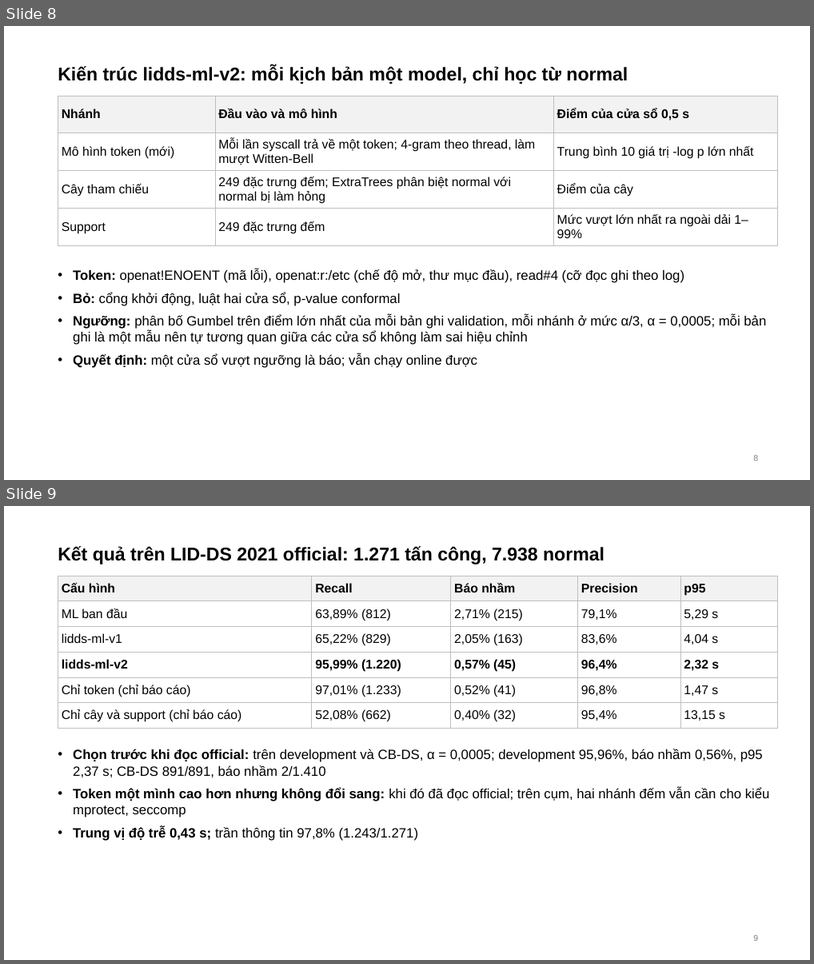
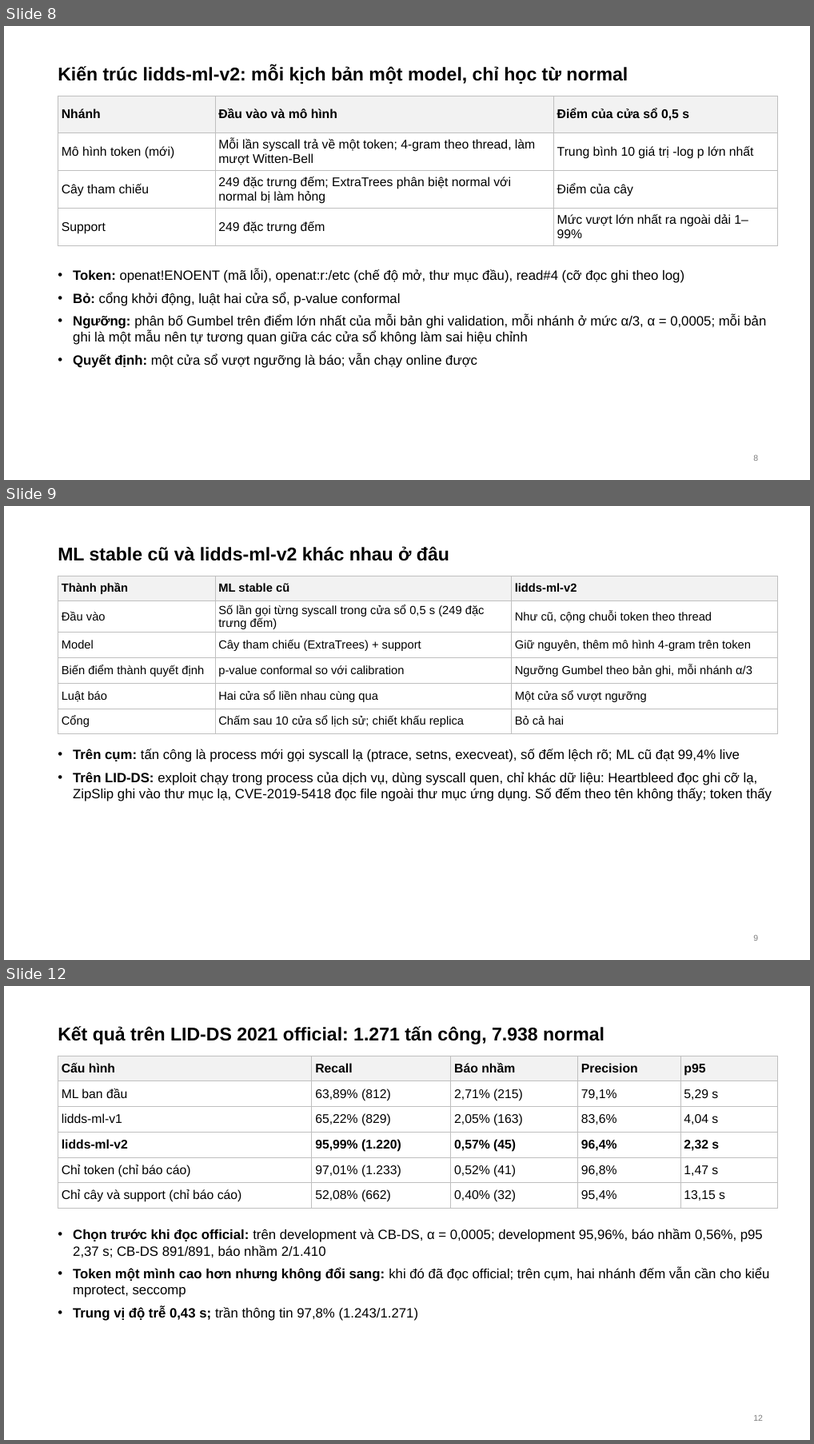
Before and after one commit to tndat-dev/eBPF-project, a slide deck: docs/Slide-runtime_security(06_11).pptx. Shown one above the other, each under a label of ours: slides 8 and 9 before the commit, slides 8, 9 and 12 after it; the slides between them are not shown. The pictures are 814x964 and 814x1444 pixels, drawn with LibreOffice and Linux fonts; fonts in the diff are those of the drawing. Boxes give left, top, right and bottom in pixels: in the first picture for what was removed or moved away, otherwise in the second. Text is boxed around its words. In the diff, an @@ line names an element or a change of style, - is before the commit and + after.

Commit message:
Meeting 06/11: how the old ML stable differs from lidds-ml-v2, what each step adds from 65 % to 96 % (development, with receipts), and how the token n-gram works (Witten-Bell, sources); slides inserted into the owner's edited deck; no "luận văn" in the report or slides

```diff
--- a/docs/Slide-runtime_security(06_11).pptx
+++ b/docs/Slide-runtime_security(06_11).pptx
@@ slide 9 added at <box>4,506,810,960</box>, background #FFFFFF @@
@@ title added at <box>58,546,450,561</box>, 22 pt, text #000000, bold @@
+ML stable cũ và lidds-ml-v2 khác nhau ở đâu
@@ table added at <box>58,576,778,730</box>, 6 rows, 3 columns @@
+Thành phần | ML stable cũ | lidds-ml-v2
+Đầu vào | Số lần gọi từng syscall trong cửa sổ 0,5 s (249 đặc trưng đếm) | Như cũ, cộng chuỗi token theo thread
+Model | Cây tham chiếu (ExtraTrees) + support | Giữ nguyên, thêm mô hình 4-gram trên token
+Biến điểm thành quyết định | p-value conformal so với calibration | Ngưỡng Gumbel theo bản ghi, mỗi nhánh α/3
+Luật báo | Hai cửa sổ liền nhau cùng qua | Một cửa sổ vượt ngưỡng
+Cổng | Chấm sau 10 cửa sổ lịch sử; chiết khấu replica | Bỏ cả hai
@@ text added at <box>73,748,772,801</box>, 16 pt, text #000000 @@
+• Trên cụm: tấn công là process mới gọi syscall lạ (ptrace, setns, execveat), số đếm lệch rõ; ML cũ đạt 99,4% live
+• Trên LID-DS: exploit chạy trong process của dịch vụ, dùng syscall quen, chỉ khác dữ liệu: Heartbleed đọc ghi cỡ lạ, ZipSlip ghi vào thư mục lạ, CVE-2019-5418 đọc file ngoài thư mục ứng dụng. Số đếm theo tên không thấy; token thấy
@@ page number added at <box>754,935,758,940</box>, 10 pt, text #7F7F7F @@
+9
@@ what was slide 9 is now slide 12 @@
@@ page number at <box>754,1415,763,1420</box>: text changed @@
-9
+12
```
Also in this commit, not shown: 2 slides changed, 2 other slides added, 3 other files.
